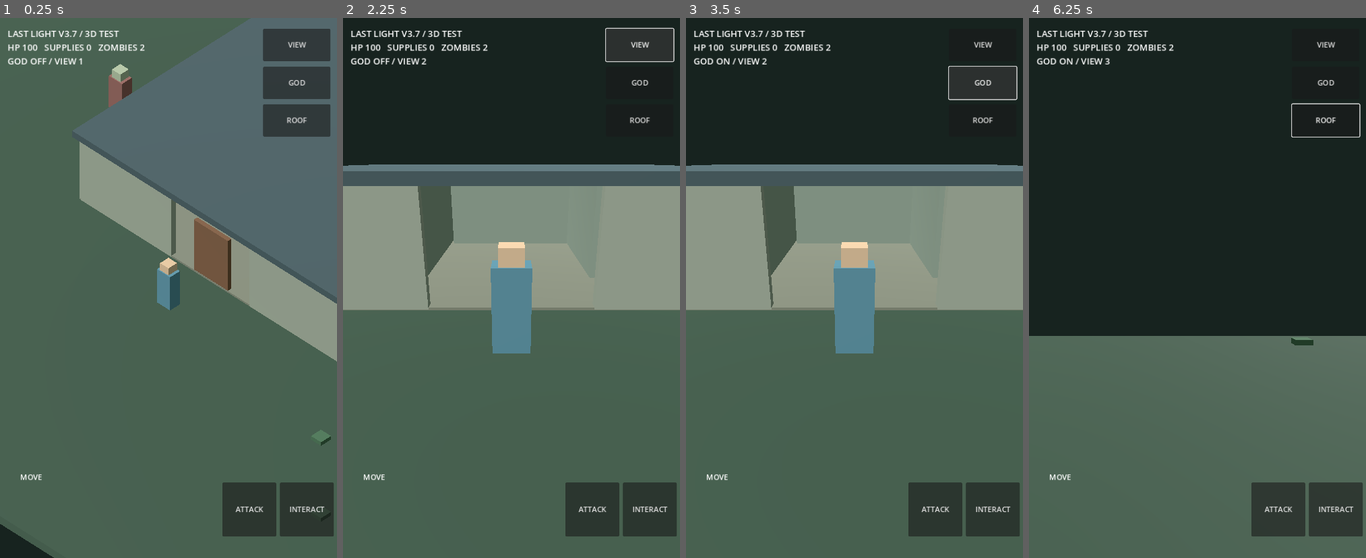
Above: before the commit, frames 1-4 (left to right).
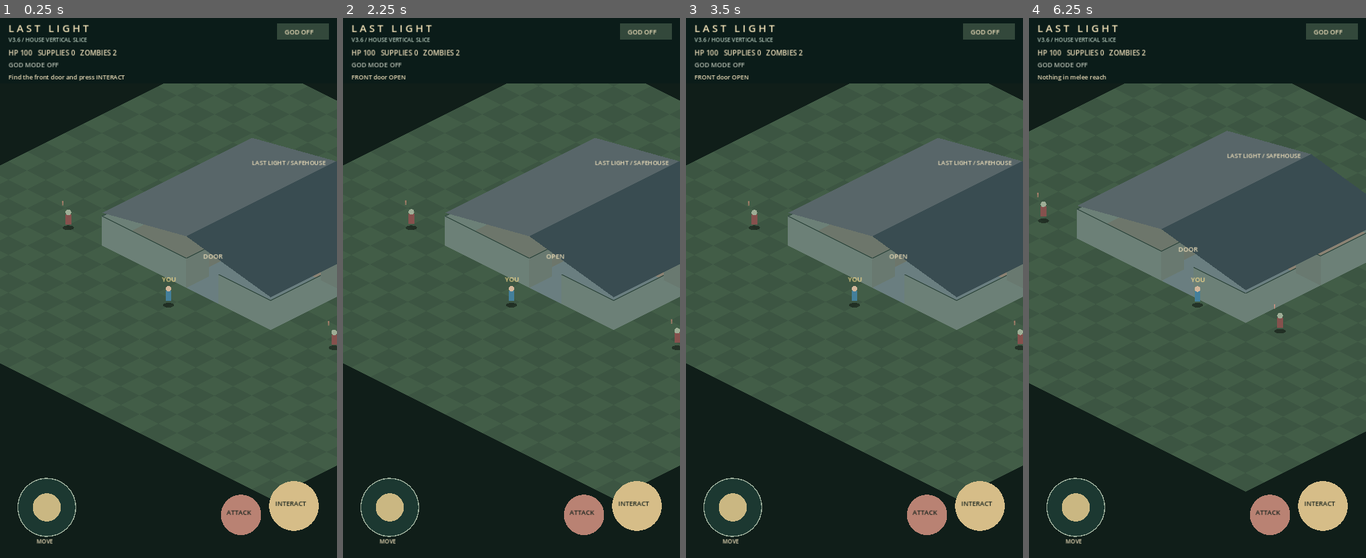
Above: after the commit, the same moments.

Repository: kalashgit/last-light-godot
Game: Godot game, scene res://main.tscn
The game is run twice, just before and just after one commit, with the same random seed, the same clock (stepped at 60 frames per second) and the same inputs. Before the commit the project starts from res://house_3d.tscn.
Inputs (mouse positions are in pixels of both pictures, inside the frame that each line leads up to):
- Up to frame 1 (0.25 s): no input
- Up to frame 2 (2.25 s): click (592, 509) at 0.5 s, where only the run before the commit has a clickable "ATTACK"; click (649, 509) at 1.25 s, where only the run before the commit has a clickable "INTERACT"; click (639, 45) at 2 s, where only the run before the commit has a clickable "VIEW"
- Up to frame 3 (3.5 s): click (982, 82) at 2.75 s, where only the run before the commit has a clickable "GOD"
- Up to frame 4 (6.25 s): click (1325, 120) at 3.5 s, where only the run before the commit has a clickable "ROOF"; tap Enter at 4.25 s; move the mouse to (1271, 261) at 4.27 s; hold Right (ui_right) 4.28-5 s; tap E at 4.35 s; click (1271, 261) at 4.42 s; tap Space at 4.52, 5.75 s; drag from (1130, 315) to (1180, 396) at 5.02 s; move the mouse to (1231, 169) at 5.77 s; hold Right (ui_right) from 5.78 s (still down); tap V at 5.85 s

The runs differ from the first frame. In frame 1, 61% of the frame differs, in the area x 0-100%, y 0-100%; in frame 2, 60%; in frame 3, 60%; in frame 4, 71%, in the area x 0-100%, y 1-100%.

Commit message:
Restore playable isometric house and working mobile joystick as default

Diff:
--- a/project.godot
+++ b/project.godot
@@ -1,8 +1,8 @@
 config_version=5
 
 [application]
-config/name="LAST LIGHT — 3D House V3.7"
-run/main_scene="res://house_3d.tscn"
+config/name="LAST LIGHT — Isometric Survival"
+run/main_scene="res://main.tscn"
 config/features=PackedStringArray("4.3", "GL Compatibility")
 
 [display]
